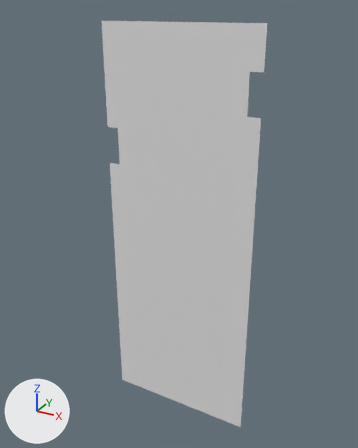
An edit to the OBJ model MardukGame/Assets/Tiled2Unity/Meshes/levelChunk16.obj, drawn before and after from the same camera.
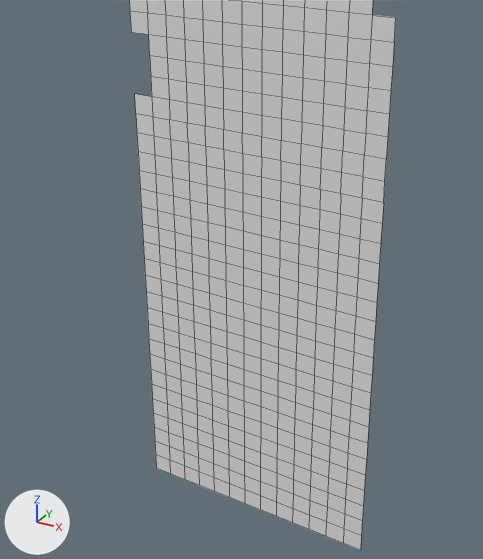
There are two pictures of each version: one whole from a camera (50 mm lens) standing at (-3172.0, -2074.0, -129.0) and looking at (-4347.0, 62.0, -1197.0), one close up on the part from 9% to 87% of the width and 24% to 97% of the height. Lighting does not change. The marker at lower left points along +X, +Y and +Z. The close-ups show mesh edges as thin lines. Where no turn or scale is listed for an object, it has been applied to the vertices.

The older version as bpy lines, for what is in view:
```python
me_levelchunk16 = bpy.data.meshes.new('levelChunk16')
me_levelchunk16.from_pydata(...)  # 486 vertices, 436 faces; spans x -4736.0..-3904.0, y 0.0, z -2368.0..-192.0
ob_levelchunk16 = bpy.data.objects.new('levelChunk16', me_levelchunk16)
ob_levelchunk16.location = (0.0, 0.0, 0.0)
```
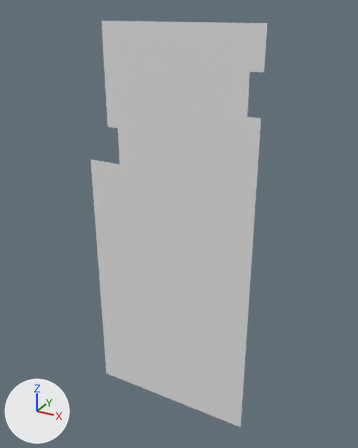
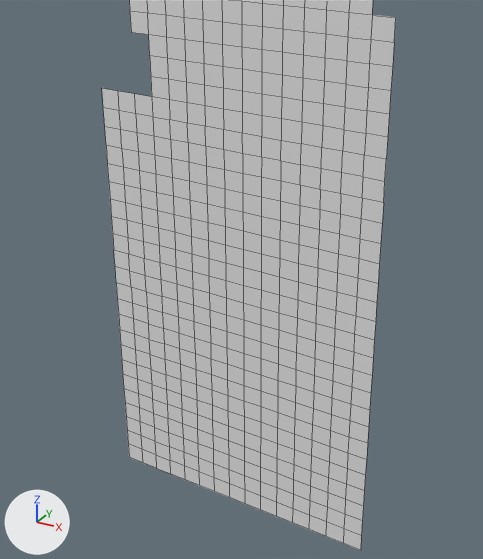
What differs and where, as boxes (x1, y1, x2, y2) in the close-ups (483 x 559 px):
'levelChunk16', reshaped
    before: (129, 0, 396, 550)
    after: (102, 0, 396, 550)
part 1 of me_levelchunk16, added
    after: (102, 88, 156, 468)

Edits to the bpy script that builds the scene:
```text
Change me_levelchunk16:
    used by ob_levelchunk16; location = (0.0, 0.0, 0.0)
    remove me_levelchunk16.from_pydata(...)  # 486 vertices, 436 faces; spans x -4736.0..-3904.0, y 0.0, z -2368.0..-192.0
    add me_levelchunk16.from_pydata(...)  # 534 vertices, 482 faces; spans x -4864.0..-3904.0, y 0.0, z -2368.0..-192.0
    me_levelchunk16 part 1
    24 new vertices lie (-64.0, 0.0, 0.0) away from vertices in x -4736.0, y 0.0, z -2368.0..-896.0
    24 new vertices lie (-64.0, 0.0, 0.0) away from vertices in x -4800.0, y 0.0, z -2368.0..-896.0
    46 new faces join them
```
